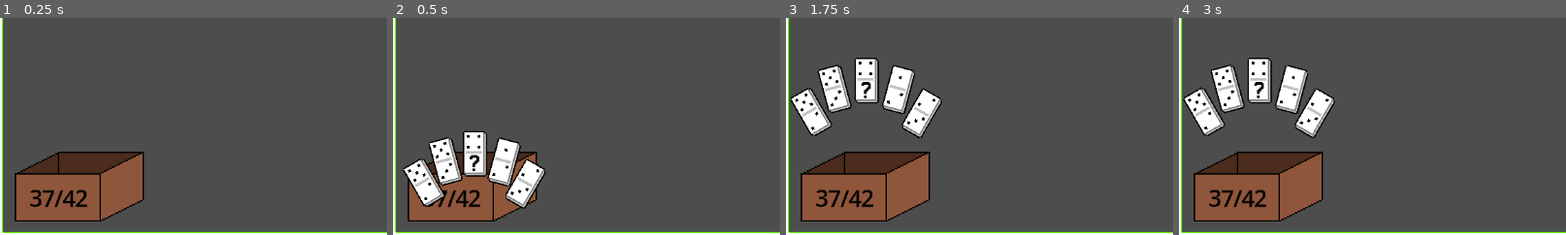
Above: before the commit, frames 1-4 (left to right).
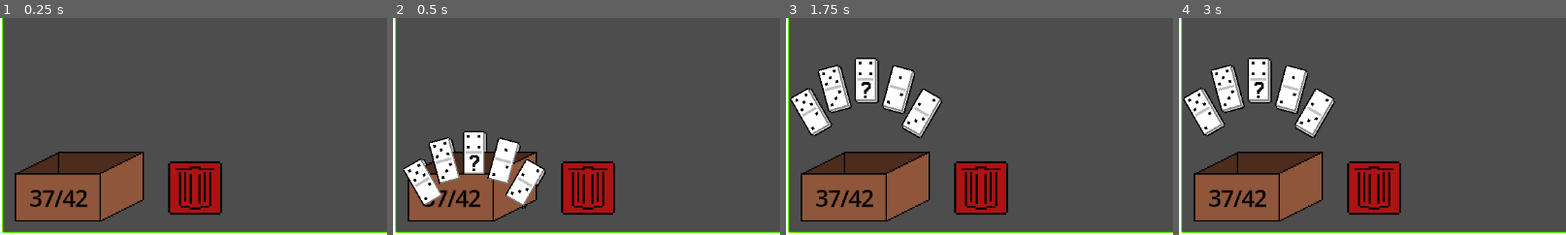
Above: after the commit, the same moments.

Repository: Ghoose1/GFPGame
Game: Godot game, scene res://scenes/scene.tscn
Two runs of this game, one before a commit and one after it. Both use one fixed random seed, a clock stepped at 60 frames per second and the inputs below.
Inputs (mouse positions are % of the whole screen's width and height, from its top left):
- Up to frame 1 (0.25 s): no input
- Up to frame 2 (0.5 s): no input
- Up to frame 3 (1.75 s): tap Enter at 0.5 s; move the mouse to (72, 45) at 0.52 s; hold S (Camera_Down) 0.53-1.25 s; click (72, 45) at 0.67 s; drag from (30, 55) to (45, 70) at 1.27 s
- Up to frame 4 (3 s): move the mouse to (60, 28) at 2.02 s; hold D (Camera_Right) 2.03-2.75 s; click (60, 28) at 2.17 s; drag from (45, 70) to (20, 35) at 2.77 s
The pictures show only the part of the screen within x 0-50%, y 50-100%; the shares and areas given below are measured in that part.

The runs differ from the first frame. In frame 1, 3.4% of the frame differs, in the area x 43-58%, y 66-91%; in frame 2, 4.3%, in the area x 8-58%, y 61-91%; in frame 3, 3.4%; in frame 4, 3.4%.

Commit message:
Added domino discarding

Diff:
--- a/Dominos/basic.tscn
+++ b/Dominos/basic.tscn
@@ -91,7 +91,6 @@
 texture = ExtResource("3_hp1wm")
 
 [node name="Front" type="Sprite2D" parent="Sprites" parent_id_path=PackedInt32Array(1056328990) index="1" unique_id=184797121]
-z_index = 1
 texture = ExtResource("4_hp1wm")
 script = ExtResource("4_ti8gw")
 
--- a/Dominos/domino.gd
+++ b/Dominos/domino.gd
@@ -54,7 +54,12 @@
 		else: show()
 
 ## In da discard
-var discarded := false
+var discarded := false:
+	get: return discarded
+	set(value):
+		discarded = value
+		if discarded: hide()
+		else: show()
 var in_hand := false
 
 #endregion
@@ -140,7 +145,10 @@
 	if event is InputEventMouseButton:
 		if event.button_index == MOUSE_BUTTON_LEFT:
 			if event.is_pressed(): # pick up
-				if !$Sprites/Base.get_rect().has_point(get_local_mouse_position()) || placed:
+				if !get_rect().has_point(get_local_mouse_position()) || placed:
+					return
+
+				if boxed or discarded:
 					return
 
 				dragged = true
--- a/Dominos/domino.tscn
+++ b/Dominos/domino.tscn
@@ -9,6 +9,7 @@
 [node name="Sprites" type="Node2D" parent="." unique_id=1056328990]
 
 [node name="Base" type="Sprite2D" parent="Sprites" unique_id=965724582]
+z_index = -1
 texture_filter = 1
 texture = ExtResource("2_qyrqp")
 script = ExtResource("2_yheyj")
--- a/Dominos/starter.tscn
+++ b/Dominos/starter.tscn
@@ -17,7 +17,6 @@
 texture = ExtResource("3_rj3qb")
 
 [node name="Front" type="Sprite2D" parent="Sprites" parent_id_path=PackedInt32Array(1056328990) index="1" unique_id=624137516]
-z_index = 1
 texture = ExtResource("4_rn5vn")
 
 [node name="Face_0" parent="Sprites" parent_id_path=PackedInt32Array(1056328990) index="2" unique_id=768536152 instance=ExtResource("4_altpb")]
--- a/scenes/face.tscn
+++ b/scenes/face.tscn
@@ -4,7 +4,6 @@
 [ext_resource type="Script" uid="uid://hxcl8feljwgw" path="res://scripts/face.gd" id="2_lxkqd"]
 
 [node name="Face" type="Sprite2D" unique_id=768536152]
-z_index = 1
 texture_filter = 1
 texture = ExtResource("1_lxkqd")
 hframes = 11
--- a/scenes/ui_layer.tscn
+++ b/scenes/ui_layer.tscn
@@ -5,44 +5,26 @@
 [ext_resource type="Texture2D" uid="uid://cd23figesg41m" path="res://Assets/ScreenBorder.png" id="3_6gmgv"]
 [ext_resource type="Texture2D" uid="uid://ccepl2guwbsem" path="res://Assets/DominoBox.png" id="4_6syxi"]
 [ext_resource type="Script" uid="uid://c6uohf2ltohcy" path="res://scripts/domino_box.gd" id="5_6gmgv"]
+[ext_resource type="Texture2D" uid="uid://baxfgaeh3dikk" path="res://Assets/Discard.png" id="5_qey6e"]
 
 [node name="UILayer" type="CanvasLayer" unique_id=1594262151]
 
-[node name="SubViewportContainer" type="SubViewportContainer" parent="." unique_id=2019396443]
-anchors_preset = -1
-anchor_right = 1.0
-anchor_bottom = 1.0
-grow_horizontal = 2
-grow_vertical = 2
-stretch = true
-
-[node name="SubViewport" type="SubViewport" parent="SubViewportContainer" unique_id=1232152804]
-transparent_bg = true
-handle_input_locally = false
-size = Vector2i(1152, 648)
-size_2d_override_stretch = true
-render_target_update_mode = 4
-
-[node name="NinePatchRect" type="NinePatchRect" parent="SubViewportContainer/SubViewport" unique_id=1616721177]
-texture_filter = 1
+[node name="Container" type="Control" parent="." unique_id=1824098264]
+layout_mode = 3
 anchors_preset = 15
 anchor_right = 1.0
 anchor_bottom = 1.0
 grow_horizontal = 2
 grow_vertical = 2
-texture = ExtResource("3_6gmgv")
-patch_margin_left = 16
-patch_margin_top = 16
-patch_margin_right = 16
-patch_margin_bottom = 16
+mouse_filter = 2
 
-[node name="Control" type="Control" parent="SubViewportContainer/SubViewport" unique_id=1810062443]
-layout_mode = 3
+[node name="Control" type="Control" parent="Container" unique_id=1810062443]
+layout_mode = 1
 anchors_preset = 0
 scale = Vector2(2, 2)
 mouse_filter = 2
 
-[node name="ScoreRect" type="NinePatchRect" parent="SubViewportContainer/SubViewport/Control" unique_id=102377733]
+[node name="ScoreRect" type="NinePatchRect" parent="Container/Control" unique_id=102377733]
 texture_filter = 1
 layout_mode = 0
 offset_left = 7.0
@@ -55,7 +37,7 @@
 patch_margin_right = 16
 patch_margin_bottom = 16
 
-[node name="ScoreLabel" type="Label" parent="SubViewportContainer/SubViewport/Control/ScoreRect" unique_id=2142107619]
+[node name="ScoreLabel" type="Label" parent="Container/Control/ScoreRect" unique_id=2142107619]
 layout_mode = 0
 offset_left = 5.0
 offset_top = 1.0
@@ -67,7 +49,7 @@
 script = ExtResource("2_6syxi")
 score_text = "Score: "
 
-[node name="DollarRect" type="NinePatchRect" parent="SubViewportContainer/SubViewport/Control" unique_id=669480085]
+[node name="DollarRect" type="NinePatchRect" parent="Container/Control" unique_id=669480085]
 texture_filter = 1
 layout_mode = 0
 offset_left = 7.0
@@ -80,7 +62,7 @@
 patch_margin_right = 8
 patch_margin_bottom = 8
 
-[node name="DollarLabel" type="Label" parent="SubViewportContainer/SubViewport/Control/DollarRect" unique_id=1760419251]
+[node name="DollarLabel" type="Label" parent="Container/Control/DollarRect" unique_id=1760419251]
 layout_mode = 0
 offset_left = 4.0
 offset_top = 1.0
@@ -91,15 +73,15 @@
 script = ExtResource("2_6syxi")
 score_text = "$: "
 
-[node name="BoxParent" type="Control" parent="SubViewportContainer/SubViewport" unique_id=680631881]
-layout_mode = 3
+[node name="BoxParent" type="Control" parent="Container" unique_id=680631881]
+layout_mode = 1
 anchors_preset = 2
 anchor_top = 1.0
 anchor_bottom = 1.0
 grow_vertical = 0
 scale = Vector2(2, 2)
 
-[node name="BoxRect" type="TextureRect" parent="SubViewportContainer/SubViewport/BoxParent" unique_id=351106819]
+[node name="BoxRect" type="TextureRect" parent="Container/BoxParent" unique_id=351106819]
 texture_filter = 1
 layout_mode = 0
 offset_left = 11.0
@@ -109,7 +91,7 @@
 texture = ExtResource("4_6syxi")
 script = ExtResource("5_6gmgv")
 
-[node name="Label" type="Label" parent="SubViewportContainer/SubViewport/BoxParent/BoxRect" unique_id=1282009913]
+[node name="Label" type="Label" parent="Container/BoxParent/BoxRect" unique_id=1282009913]
 layout_mode = 1
 offset_left = 11.0
 offset_top = 23.5
@@ -118,3 +100,24 @@
 theme_override_colors/font_color = Color(0, 0, 0, 1)
 text = "0/0"
 horizontal_alignment = 1
+
+[node name="Discard" type="TextureRect" parent="Container/BoxParent" unique_id=472554209]
+layout_mode = 0
+offset_left = 125.0
+offset_top = -55.0
+offset_right = 165.0
+offset_bottom = -15.0
+texture = ExtResource("5_qey6e")
+
+[node name="NinePatchRect" type="NinePatchRect" parent="." unique_id=1616721177]
+texture_filter = 1
+anchors_preset = 15
+anchor_right = 1.0
+anchor_bottom = 1.0
+grow_horizontal = 2
+grow_vertical = 2
+texture = ExtResource("3_6gmgv")
+patch_margin_left = 16
+patch_margin_top = 16
+patch_margin_right = 16
+patch_margin_bottom = 16
--- a/scripts/board.gd
+++ b/scripts/board.gd
@@ -7,7 +7,7 @@
 
 @onready var special_tilemap : TileMapLayer = $SpecialTiles
 @onready var domino_tilemap : TileMapLayer = $DominoTiles
-@onready var box_parent = Globals.player.find_child("BoxParent")
+@onready var box_parent := Globals.player.find_child("BoxParent")
 @onready var box : DominoBox = Globals.player.find_child("BoxRect")
 
 func _ready() -> void:
@@ -38,7 +38,6 @@
 		return
 
 	var domino := pop_boxed_domino()
-	var index := hand.size()
 	hand.append(domino)
 
 	domino.position = box.global_position + box.get_rect().size / 2.0
@@ -72,7 +71,15 @@
 	domino.global_position = domino.get_global_mouse_position()
 	domino.scale = Vector2.ONE
 
+	if (box_parent.get_child(1) as TextureRect).get_rect().has_point(domino.position):
+		discard_domino(domino)
+
+func discard_domino(domino : Domino) -> void:
+	domino.discarded = true
+	replace_domino(domino)
+
 func replace_domino(domino : Domino) -> void:
+	domino.in_hand = false
 	hand.remove_at(hand.find(domino))
 	if !boxed_dominoes.is_empty():
 		add_hand_domino()
Binary file added: Assets/Discard.png
Not shown, added: Assets/Discard.png.import
